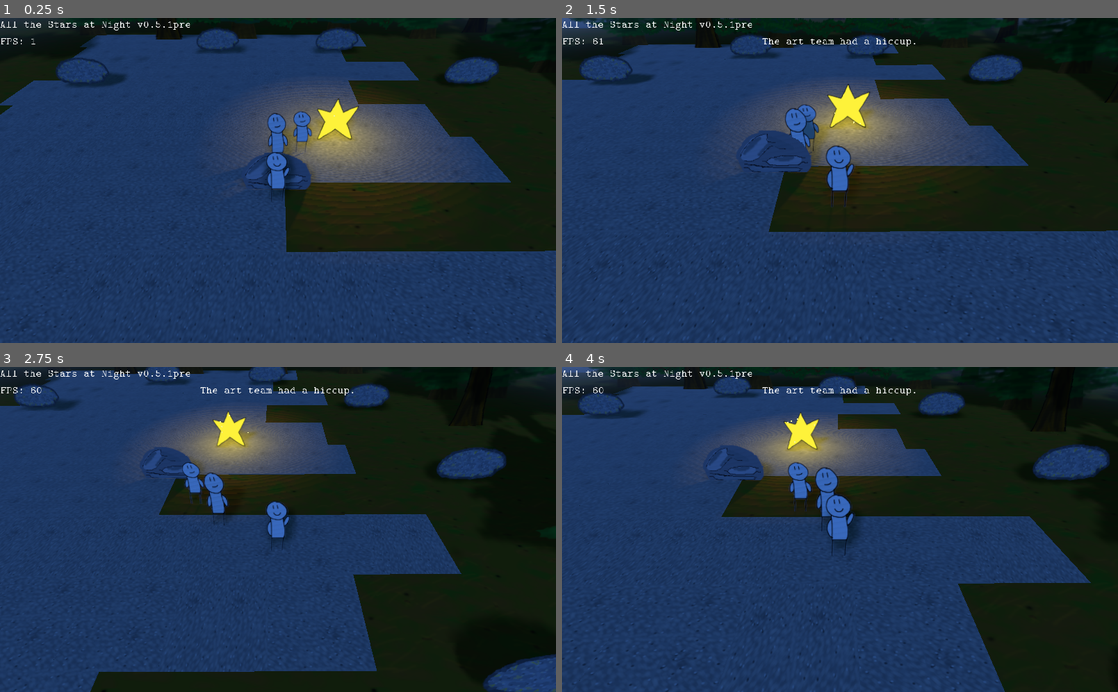
Above: before the commit, frames 1-4 (two rows, left to right).
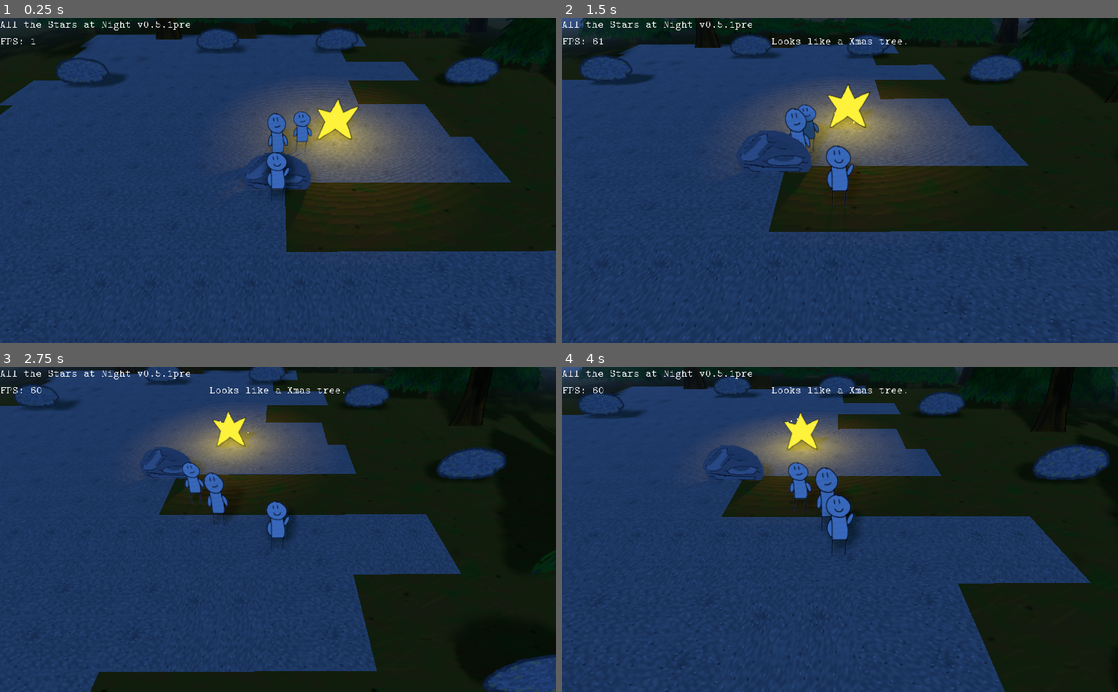
Above: after the commit, the same moments.

Repository: Schoperation/AllTheStarsAtNight
Game: Godot game, scene res://world/World.tscn
The game is run twice, just before and just after one commit, with the same random seed, the same clock (stepped at 60 frames per second) and the same inputs.
Inputs (mouse positions are in pixels of both pictures, inside the frame that each line leads up to):
- Up to frame 1 (0.25 s): no input
- Up to frame 2 (1.5 s): move the mouse to (667, 34) at 0.52 s; press the mouse at (667, 34) at 0.53 s; hold D (move_right) 0.53-1.28 s; move the mouse to (728, 196) at 1.27 s; release the mouse at (728, 196) at 1.28 s; hold S (move_down) from 1.28 s (still down); tap Mouse wheel up (zoom_in) at 1.35 s; click (728, 196) at 1.42 s
- Up to frame 3 (2.75 s): move the mouse to (333, 458) at 2.02 s; release S (move_down) at 2.03 s; hold D (move_right) from 2.03 s (still down); tap Mouse wheel down (zoom_out) at 2.1 s; click (333, 458) at 2.17 s
- Up to frame 4 (4 s): move the mouse to (812, 594) at 2.77 s; release D (move_right) at 2.78 s; hold W (move_up) 2.78-3.53 s; click (812, 594) at 2.85 s; move the mouse to (1006, 578) at 3.52 s; hold A (move_left) from 3.53 s (still down); tap Mouse wheel up (zoom_in) at 3.6 s; click (1006, 578) at 3.67 s

The runs differ from the first frame. In frame 1, less than 0.1% of the frame differs, in the area x 15-99%, y 0-15%; in frame 2, 0.6%, in the area x 1-98%, y 0-15%; in frame 3, 0.3%; in frame 4, 0.4%.

Commit message:
Updated tree sprite

Diff:
--- a/environment/Tree.gd
+++ b/environment/Tree.gd
@@ -14,7 +14,7 @@
 	if $AnimatedSprite3D.animation == "default":
 		mouseName = "Oak Tree"
 	elif $AnimatedSprite3D.animation == "pine":
-		mouseName = "Smooth Pine Tree"
+		mouseName = "Another Pine Tree"
 	elif $AnimatedSprite3D.animation == "pine_2":
 		mouseName = "Pine Tree"
 	else:
--- a/environment/Tree.tscn
+++ b/environment/Tree.tscn
@@ -1,10 +1,9 @@
 [gd_scene load_steps=7 format=2]
 
 [ext_resource path="res://assets/trees/tree_proto.png" type="Texture" id=1]
-[ext_resource path="res://assets/trees/pine_tree.png" type="Texture" id=2]
+[ext_resource path="res://assets/trees/pine_tree_3.png" type="Texture" id=2]
 [ext_resource path="res://assets/trees/pine_tree_2.png" type="Texture" id=3]
 [ext_resource path="res://environment/Tree.gd" type="Script" id=4]
-
 
 [sub_resource type="BoxShape" id=1]
 extents = Vector3( 0.746803, 3.09312, 0.112033 )
@@ -16,14 +15,14 @@
 "name": "default",
 "speed": 5.0
 }, {
+"frames": [ ExtResource( 2 ) ],
+"loop": true,
+"name": "pine",
+"speed": 5.0
+}, {
 "frames": [ ExtResource( 3 ) ],
 "loop": true,
 "name": "pine_2",
-"speed": 5.0
-}, {
-"frames": [ ExtResource( 2 ) ],
-"loop": true,
-"name": "pine",
 "speed": 5.0
 } ]
 
--- a/ui/Examine.gd
+++ b/ui/Examine.gd
@@ -10,7 +10,7 @@
 var quotes = {
 	"Oak Tree": "Pretty normal tree.",
 	"Pine Tree": "Even more normal than the oak tree.",
-	"Smooth Pine Tree": "The art team had a hiccup.",
+	"Another Pine Tree": "Looks like a Xmas tree.",
 	"Rock": "What are you looking at?",
 	"Star": "Very shiny. I wonder if I can pick it up?",
 	"Empty Star Stone": "That's a weirdly empty stone. Maybe something goes here?",
Binary file added: assets/trees/pine_tree_3.png
Not shown, changed: assets/trees/pine_tree_3.png.import
Not shown, added: assets/trees/Pine_Tree_3.xcf
